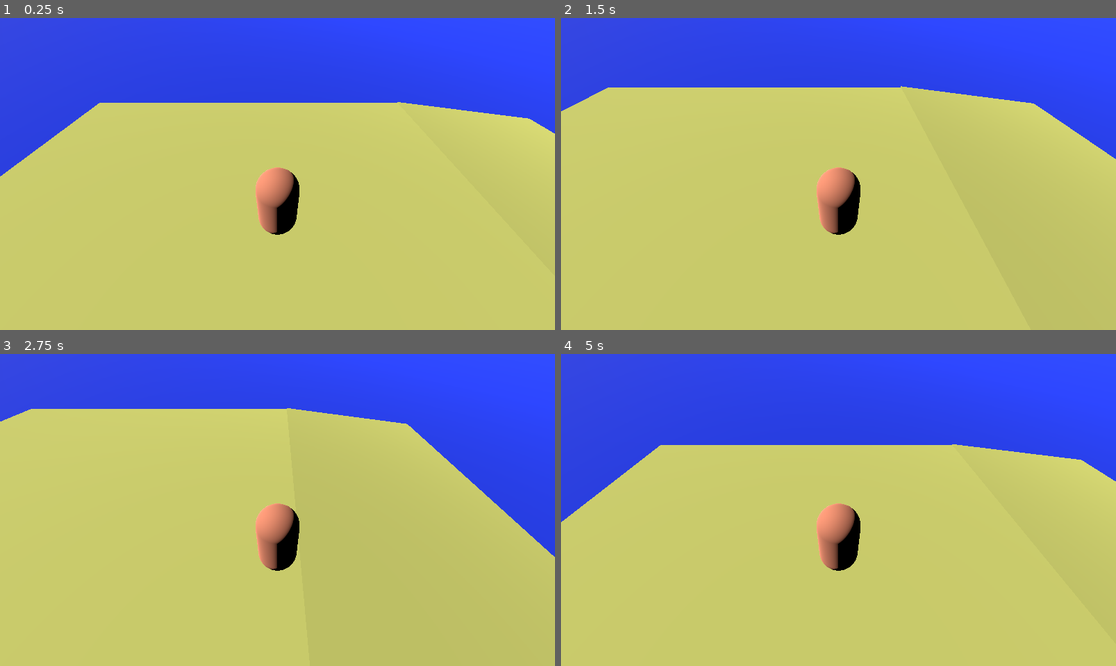
Above: before the commit, frames 1-4 (two rows, left to right).
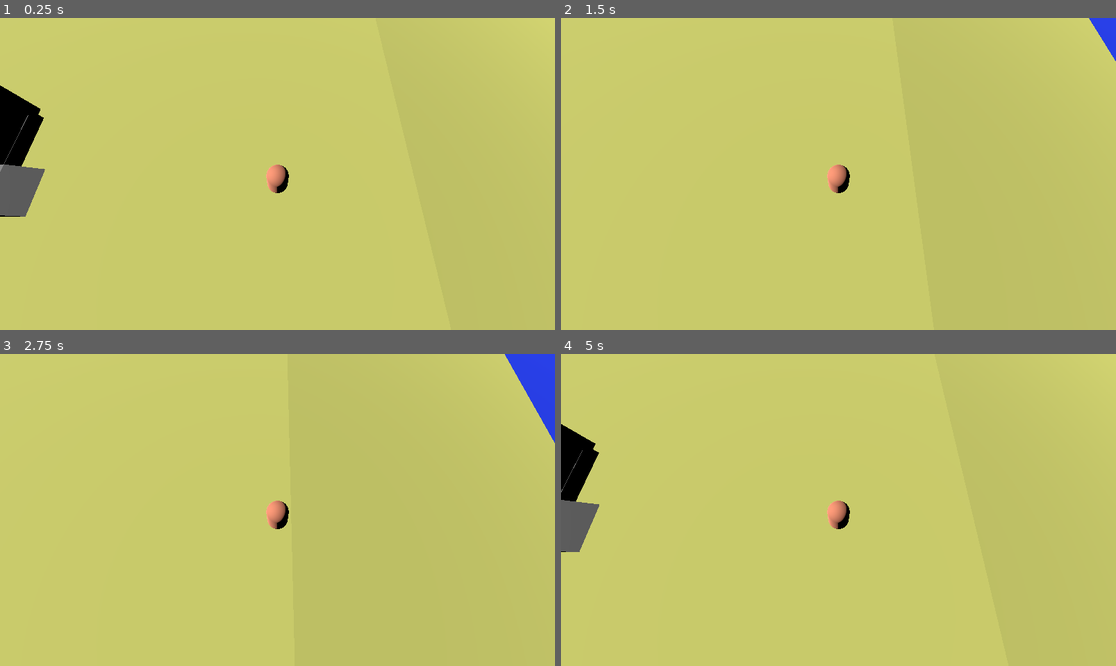
Above: after the commit, the same moments.

Repository: Jacobgarm/Hackathon2024
Game: Godot game, scene res://world.tscn
Two runs of this game, one before a commit and one after it. Both use one fixed random seed, a clock stepped at 60 frames per second and the inputs below.
Inputs:
- Up to frame 1 (0.25 s): no input
- Up to frame 2 (1.5 s): tap Enter (ui_accept) at 0.5, 0.77 s; hold Right (ui_right) 0.53-1.28 s; hold Down (ui_down) from 1.28 s (still down)
- Up to frame 3 (2.75 s): tap Enter (ui_accept) at 1.52 s; release Down (ui_down) at 2.03 s; hold Right (ui_right) from 2.03 s (still down)
- Up to frame 4 (5 s): release Right (ui_right) at 2.78 s; hold Up (ui_up) 2.78-3.53 s; tap Enter (ui_accept) at 3.02, 3.77, 4.52 s; hold Left (ui_left) from 3.53 s (still down)

The runs differ from the first frame. In frame 1, 33% of the frame differs, in the area x 0-100%, y 0-70%; in frame 2, 26%; in frame 3, 26%; in frame 4, 34%.

Commit message:
Add house

Diff:
--- a/player.gd
+++ b/player.gd
@@ -29,3 +29,6 @@
 		velocity.z = move_toward(velocity.z, 0, SPEED)
 
 	move_and_slide()
+	print(position.x)
+	if position.x >2:
+		print(2)
--- a/world.tscn
+++ b/world.tscn
@@ -21,10 +21,22 @@
 [sub_resource type="StandardMaterial3D" id="StandardMaterial3D_17gre"]
 albedo_color = Color(1, 0.603922, 0.466667, 1)
 
+[sub_resource type="BoxShape3D" id="BoxShape3D_wqufl"]
+
+[sub_resource type="BoxShape3D" id="BoxShape3D_j82ms"]
+
+[sub_resource type="BoxMesh" id="BoxMesh_rdes0"]
+
+[sub_resource type="BoxShape3D" id="BoxShape3D_jh5y5"]
+
+[sub_resource type="BoxMesh" id="BoxMesh_5xgnu"]
+
+[sub_resource type="PrismMesh" id="PrismMesh_mq6y5"]
+
 [node name="Node3D" type="Node3D"]
 
 [node name="StaticBody3D" type="StaticBody3D" parent="."]
-transform = Transform3D(1, 0, 0, 0, 0.99239, 0.123134, 0, -0.123134, 0.99239, 0, 0, 0)
+transform = Transform3D(3.10195, 0, 0, 0, 0.99239, 0.123134, 0, -0.123134, 0.99239, 0, 0, 0)
 
 [node name="CollisionShape3D" type="CollisionShape3D" parent="StaticBody3D"]
 transform = Transform3D(20, 0, 0, 0, 20, 0, 0, 0, 20, 0, -10, 0)
@@ -36,19 +48,19 @@
 surface_material_override/0 = SubResource("StandardMaterial3D_lfs8j")
 
 [node name="StaticBody3D2" type="StaticBody3D" parent="."]
-transform = Transform3D(1, 0, 0, 0, 1, 0, 0, 0, 1, 0, 0.094, 13.216)
+transform = Transform3D(1, 0, 0, 0, 1, 0, 0, 0, 1, 0, 0.118648, 12.8912)
 
 [node name="CollisionShape3D" type="CollisionShape3D" parent="StaticBody3D2"]
-transform = Transform3D(20, 0, 0, 0, 20, 0, 0, 0, 20, 0, -8.30513, 7.03951)
+transform = Transform3D(58.1943, 0, 0, 0, 20, 0, 0, 0, 51.962, 0, -8.88688, 23.1233)
 shape = SubResource("BoxShape3D_o21ge")
 
 [node name="MeshInstance3D" type="MeshInstance3D" parent="StaticBody3D2"]
-transform = Transform3D(10, 0, 0, 0, 1, 0, 0, 0, 10, 0, 1.071, 6.602)
+transform = Transform3D(30.4712, 0, 0, 0, 1, 0, 0, 0, 23.0353, 0, 1.071, 20)
 mesh = SubResource("PlaneMesh_wjth2")
 surface_material_override/0 = SubResource("StandardMaterial3D_lfs8j")
 
 [node name="MeshInstance3D" type="MeshInstance3D" parent="."]
-transform = Transform3D(100, 0, 0, 0, 1, 0, 0, 0, 100, 0, 0, 0)
+transform = Transform3D(100, 0, 0, 0, 1, 0, 0, 0, 100, 0, -2.84058, 0)
 mesh = SubResource("PlaneMesh_qwv7n")
 surface_material_override/0 = SubResource("StandardMaterial3D_8prgf")
 
@@ -64,7 +76,7 @@
 surface_material_override/0 = SubResource("StandardMaterial3D_17gre")
 
 [node name="Camera3D" type="Camera3D" parent="CharacterBody3D"]
-transform = Transform3D(-4.37114e-08, -0.707107, 0.707107, 0, 0.707107, 0.707107, -1, 3.09086e-08, -3.09086e-08, 3, 4, 0)
+transform = Transform3D(-4.37114e-08, -0.939693, 0.34202, 0, 0.34202, 0.939693, -1, 4.10753e-08, -1.49502e-08, 3, 9, 0)
 current = true
 
 [node name="Camera3D2" type="Camera3D" parent="CharacterBody3D"]
@@ -74,3 +86,86 @@
 [node name="DirectionalLight3D" type="DirectionalLight3D" parent="."]
 transform = Transform3D(1, 0, 0, 0, 0.707107, 0.707107, 0, -0.707107, 0.707107, 0, 14, 19)
 sky_mode = 1
+
+[node name="House" type="Area3D" parent="."]
+transform = Transform3D(1, 0, 0, 0, 1, 0, 0, 0, 1, 0, 3.98732, 38.1609)
+
+[node name="CollisionShape3D" type="CollisionShape3D" parent="House"]
+transform = Transform3D(10, 0, 0, 0, 10, 0, 0, 0, 10, 0, 0, 0)
+shape = SubResource("BoxShape3D_wqufl")
+
+[node name="Floor" type="StaticBody3D" parent="House"]
+transform = Transform3D(10, 0, 0, 0, 1, 0, 0, 0, 10, 0, -2.538, 0)
+
+[node name="CollisionShape3D" type="CollisionShape3D" parent="House/Floor"]
+shape = SubResource("BoxShape3D_j82ms")
+
+[node name="MeshInstance3D" type="MeshInstance3D" parent="House/Floor"]
+mesh = SubResource("BoxMesh_rdes0")
+
+[node name="Wall1" type="StaticBody3D" parent="House"]
+transform = Transform3D(4.33885, 0, 0, 0, 5.11328, 0, 0, 0, 0.755217, -2.74149, 0.135176, -4.59853)
+
+[node name="CollisionShape3D" type="CollisionShape3D" parent="House/Wall1"]
+shape = SubResource("BoxShape3D_j82ms")
+
+[node name="MeshInstance3D" type="MeshInstance3D" parent="House/Wall1"]
+transform = Transform3D(0.834265, 0, 0, 0, 1, 0, 0, 0, 1, -0.0981112, 0, 0)
+mesh = SubResource("BoxMesh_rdes0")
+
+[node name="Wall2" type="StaticBody3D" parent="House"]
+transform = Transform3D(4.33885, 0, 0, 0, 5.11328, 0, 0, 0, 0.755217, 3.58228, 0.135176, -4.59853)
+
+[node name="CollisionShape3D" type="CollisionShape3D" parent="House/Wall2"]
+shape = SubResource("BoxShape3D_j82ms")
+
+[node name="MeshInstance3D" type="MeshInstance3D" parent="House/Wall2"]
+transform = Transform3D(0.834265, 0, 0, 0, 1, 0, 0, 0, 1, -0.0981112, 0, 0)
+mesh = SubResource("BoxMesh_rdes0")
+
+[node name="Wall3" type="StaticBody3D" parent="House"]
+transform = Transform3D(11.8119, 0, 0, 0, 5.11328, 0, 0, 0, 0.755217, 1.08104, 0.135176, 4.0631)
+
+[node name="CollisionShape3D" type="CollisionShape3D" parent="House/Wall3"]
+shape = SubResource("BoxShape3D_j82ms")
+
+[node name="MeshInstance3D" type="MeshInstance3D" parent="House/Wall3"]
+transform = Transform3D(0.834265, 0, 0, 0, 1, 0, 0, 0, 1, -0.0981112, 0, 0)
+mesh = SubResource("BoxMesh_rdes0")
+
+[node name="Wall4" type="StaticBody3D" parent="House"]
+transform = Transform3D(-5.16313e-07, 0, 0.755217, 0, 5.11328, 0, -11.8119, 0, -3.30116e-08, 4.67109, 0.135176, -1.27391)
+
+[node name="CollisionShape3D" type="CollisionShape3D" parent="House/Wall4"]
+shape = SubResource("BoxShape3D_j82ms")
+
+[node name="MeshInstance3D" type="MeshInstance3D" parent="House/Wall4"]
+transform = Transform3D(0.834265, 0, 0, 0, 1, 0, 0, 0, 1, -0.0981112, 0, 0)
+mesh = SubResource("BoxMesh_rdes0")
+
+[node name="Wall5" type="StaticBody3D" parent="House"]
+transform = Transform3D(-5.16313e-07, 0, 0.755217, 0, 5.11328, 0, -11.8119, 0, -3.30116e-08, -5.01745, 0.135176, -1.27391)
+
+[node name="CollisionShape3D" type="CollisionShape3D" parent="House/Wall5"]
+shape = SubResource("BoxShape3D_j82ms")
+
+[node name="MeshInstance3D" type="MeshInstance3D" parent="House/Wall5"]
+transform = Transform3D(0.834265, 0, 0, 0, 1, 0, 0, 0, 1, -0.0981112, 0, 0)
+mesh = SubResource("BoxMesh_rdes0")
+
+[node name="StaticBody3D" type="StaticBody3D" parent="House"]
+transform = Transform3D(2.77865, 0, 0, 0, 0.538619, 0.804312, 0, -0.271262, 1.59704, 0, -2.71374, -5.66018)
+
+[node name="CollisionShape3D" type="CollisionShape3D" parent="House/StaticBody3D"]
+shape = SubResource("BoxShape3D_jh5y5")
+
+[node name="MeshInstance3D" type="MeshInstance3D" parent="House/StaticBody3D"]
+mesh = SubResource("BoxMesh_5xgnu")
+
+[node name="Roof" type="MeshInstance3D" parent="House"]
+unique_name_in_owner = true
+transform = Transform3D(10, 0, 0, 0, 1.2, 0, 0, 0, 10, -0.162131, 3.30113, 0)
+mesh = SubResource("PrismMesh_mq6y5")
+
+[connection signal="area_entered" from="House" to="CharacterBody3D" method="_on_house_area_entered"]
+[connection signal="body_entered" from="House" to="CharacterBody3D" method="_on_house_body_entered"]
Not shown: 1 places in world.tscn that only renumber resources
